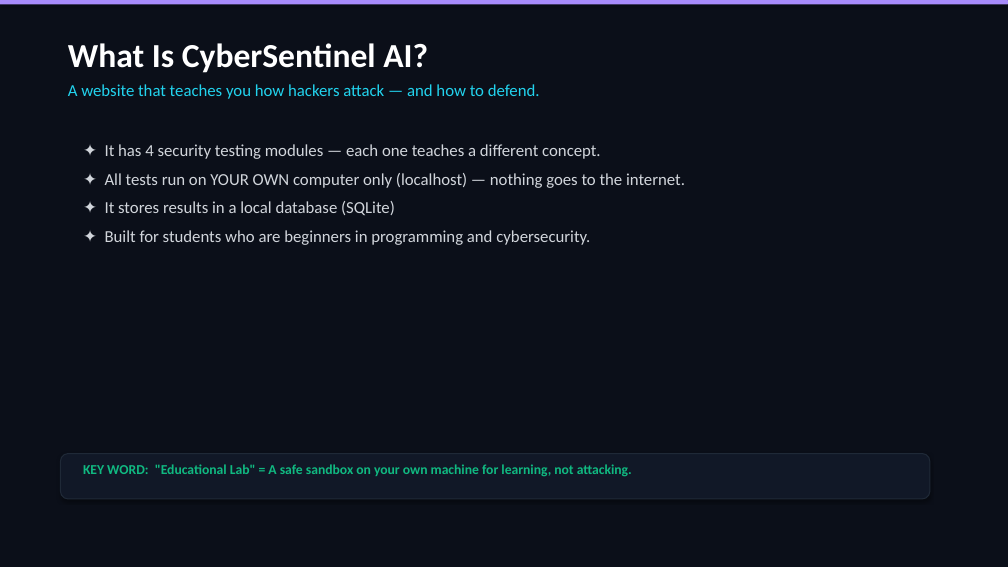
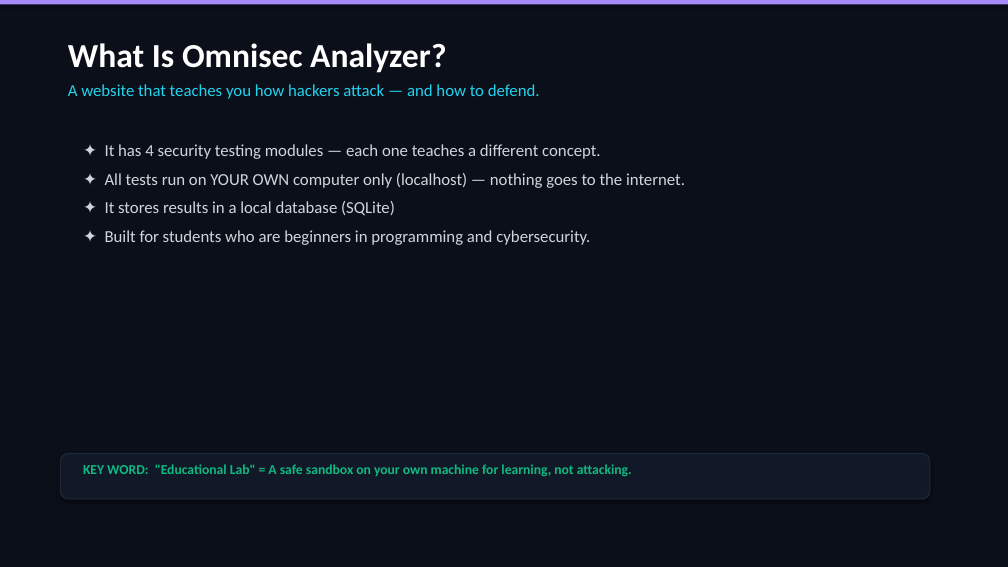
Before and after one commit to LAKSHMAN-26/omniSec-Analyzer, a slide deck: slide 2 of Omnisec-Analyzer-Presentation.pptx. Drawn at 1008x567 pixels with LibreOffice and Linux fonts; fonts in the diff are those of the drawing. Boxes give left, top, right and bottom in pixels: in the first picture for what was removed or moved away, otherwise in the second. Text is boxed around its words. In the diff, an @@ line names an element or a change of style, - is before the commit and + after.

```diff
--- a/Omnisec-Analyzer-Presentation.pptx
+++ b/Omnisec-Analyzer-Presentation.pptx
@@ text at box(68, 43, 446, 73): text changed @@
-What Is CyberSentinel AI?
+What Is Omnisec Analyzer?
```
Also in this commit, not shown: 1 other slide changed, 4 other files.
